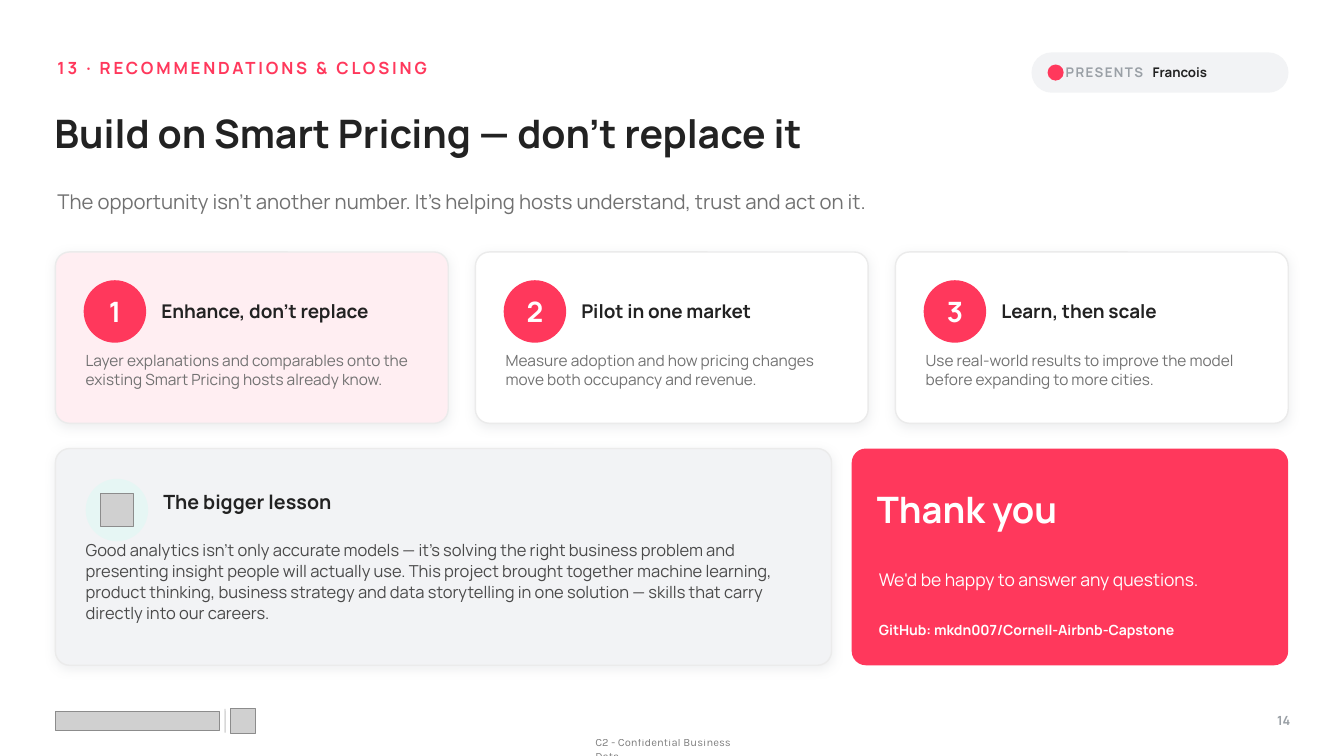
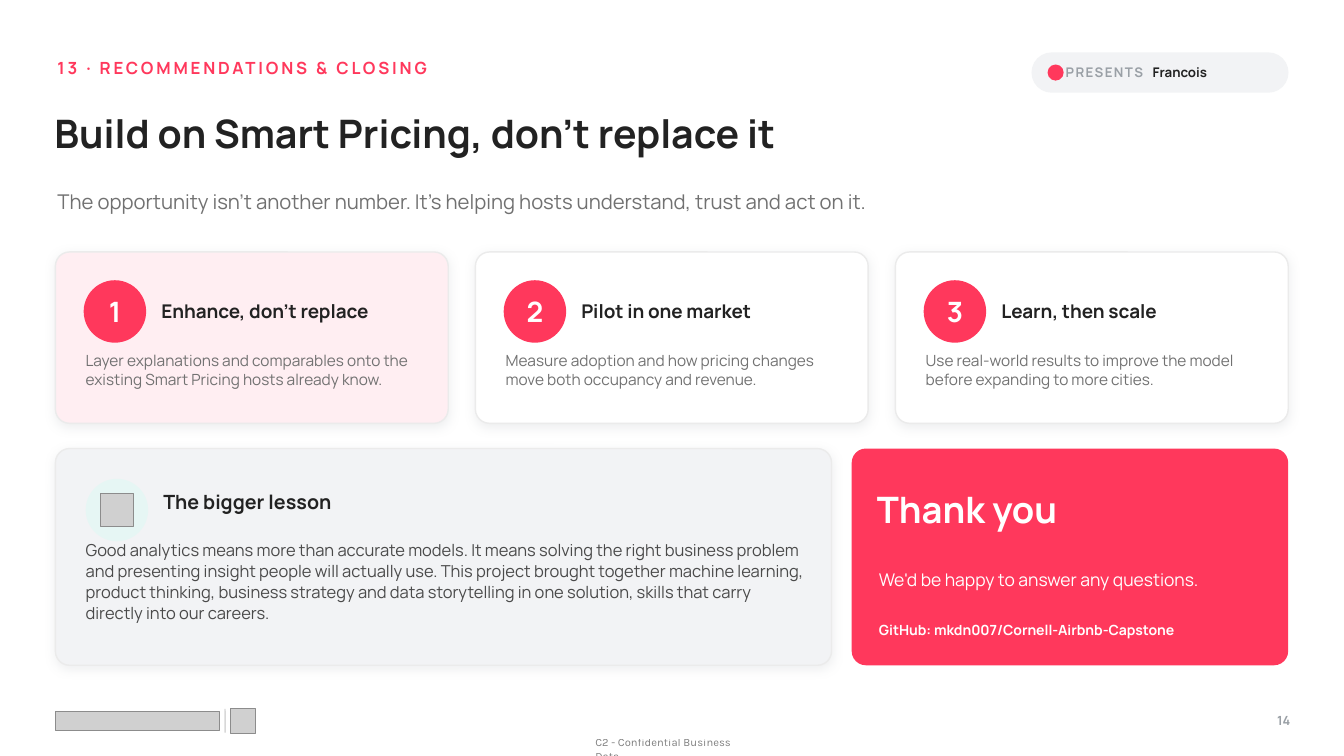
Before and after one commit to mkdn007/Cornell-Airbnb-Capstone, a slide deck: slide 14 of Airbnb Pricing Deck.pptx. Drawn at 1344x756 pixels with LibreOffice and Linux fonts; fonts in the diff are those of the drawing; grey boxes stand for pictures. Boxes give left, top, right and bottom in pixels: in the first picture for what was removed or moved away, otherwise in the second. Text is boxed around its words. In the diff, an @@ line names an element or a change of style, - is before the commit and + after.

```diff
--- a/Airbnb Pricing Deck.pptx
+++ b/Airbnb Pricing Deck.pptx
@@ text at box(54, 119, 775, 158): text changed @@
-Build on Smart Pricing — don't replace it
+Build on Smart Pricing, don't replace it
@@ text at box(86, 544, 803, 623): text changed @@
-Good analytics isn't only accurate models — it's solving the right business problem and presenting insight people will actually use. This project brought together machine learning, product thinking, business strategy and data storytelling in one solution — skills that carry directly into our careers.
+Good analytics means more than accurate models. It means solving the right business problem and presenting insight people will actually use. This project brought together machine learning, product thinking, business strategy and data storytelling in one solution, skills that carry directly into our careers.
```
Also in this commit, not shown: 16 other slides changed, 1 other file.
